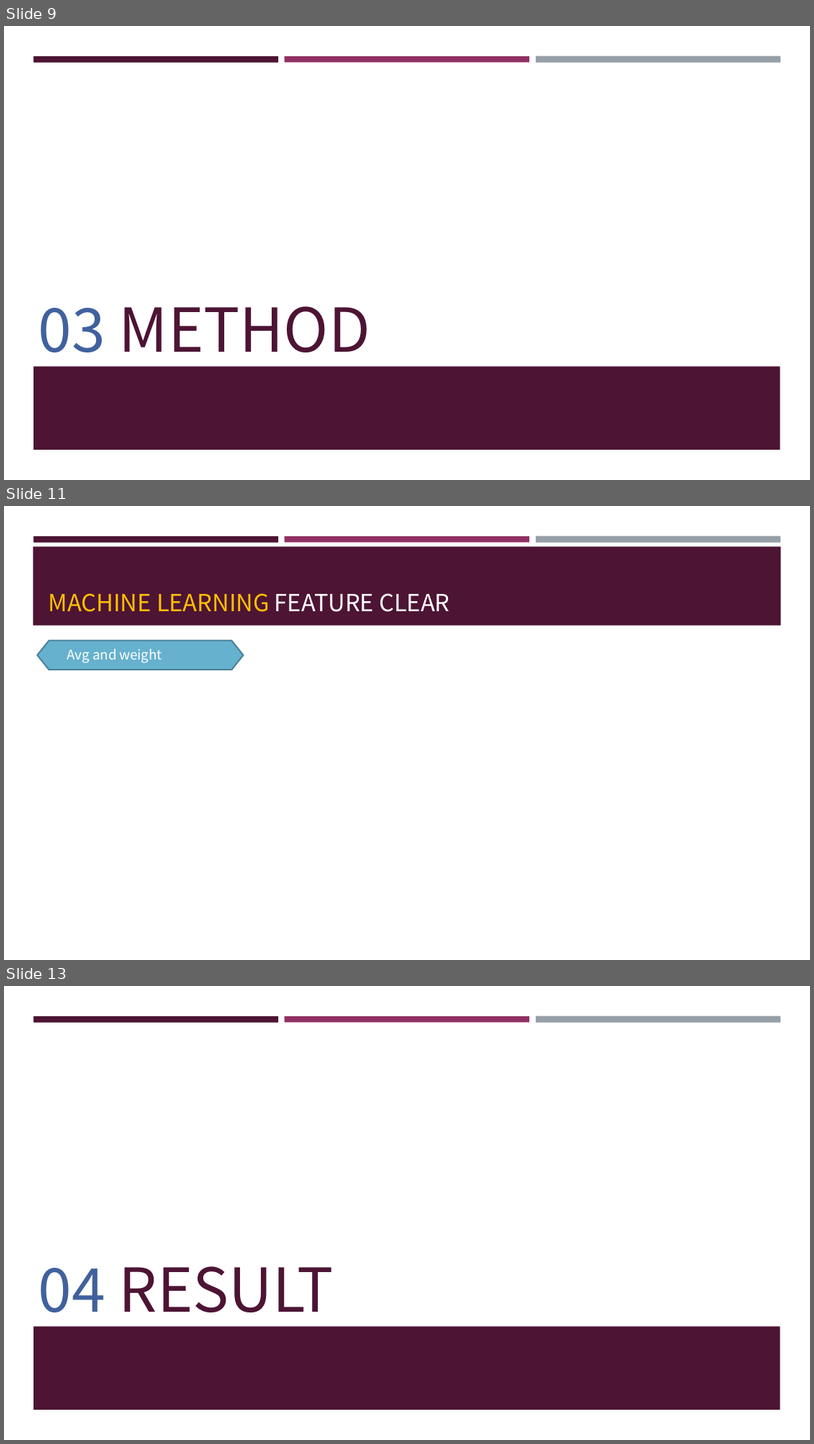
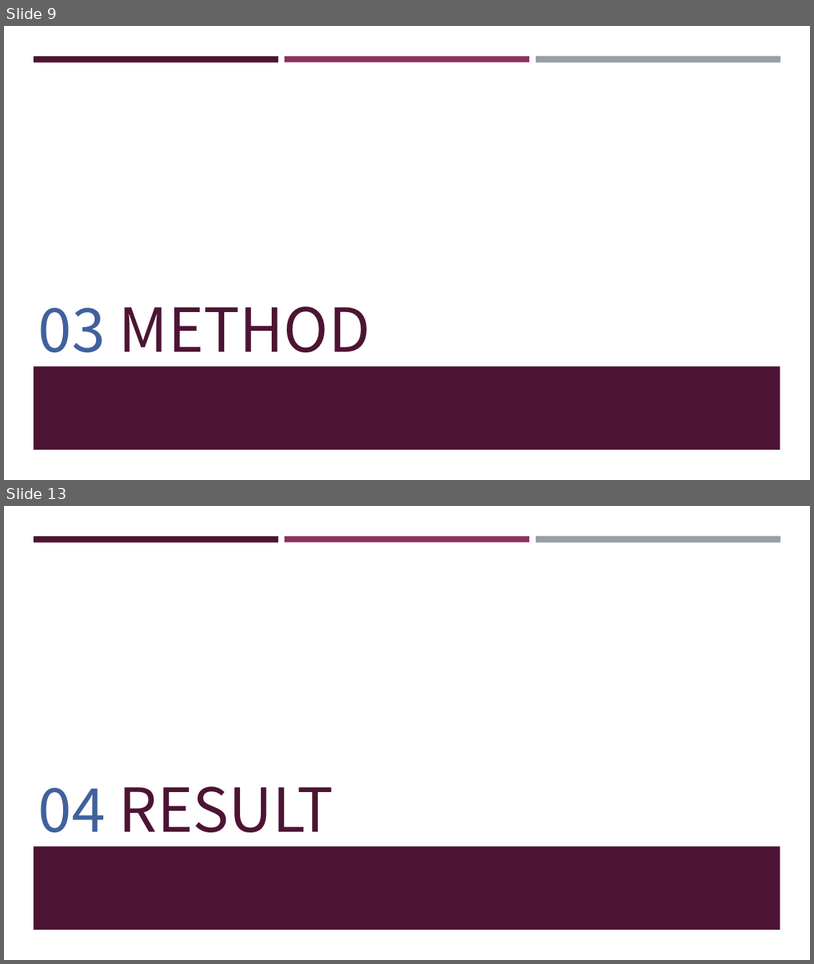
Before and after one commit to frankye1000/NYCU-DigitalMedicine, a slide deck: Case_Presentation_1/ppt/case1.pptx. Shown one above the other, each under a label of ours: slides 9, 11 and 13 before the commit, slides 9 and 13 after it; the slides between them are not shown. The pictures are 814x1444 and 814x964 pixels, drawn with LibreOffice and Linux fonts; fonts in the diff are those of the drawing. Boxes give left, top, right and bottom in pixels: in the first picture for what was removed or moved away, otherwise in the second. Text is boxed around its words. In the diff, an @@ line names an element or a change of style, - is before the commit and + after.

```diff
--- a/Case_Presentation_1/ppt/case1.pptx
+++ b/Case_Presentation_1/ppt/case1.pptx
@@ slide 11 removed at (4, 506, 810, 960), background #FFFFFF; not listed: 3 template elements that a slide beside it also shows @@
@@ rectangle removed at (33, 546, 782, 626) @@
@@ title removed at (49, 593, 450, 612) @@
-MACHINE LEARNING FEATURE CLEAR
@@ hexagon removed at (37, 641, 244, 669) @@
@@ text removed at (67, 649, 162, 663) @@
-Avg and weight
```
Also in this commit, not shown: 3 slides changed, 2 slides added, 4 other files.
